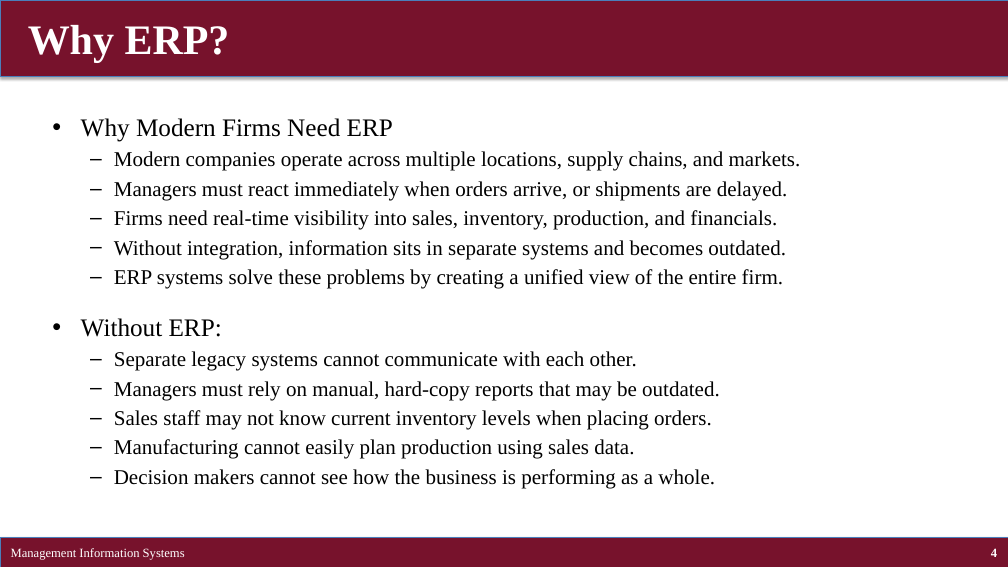
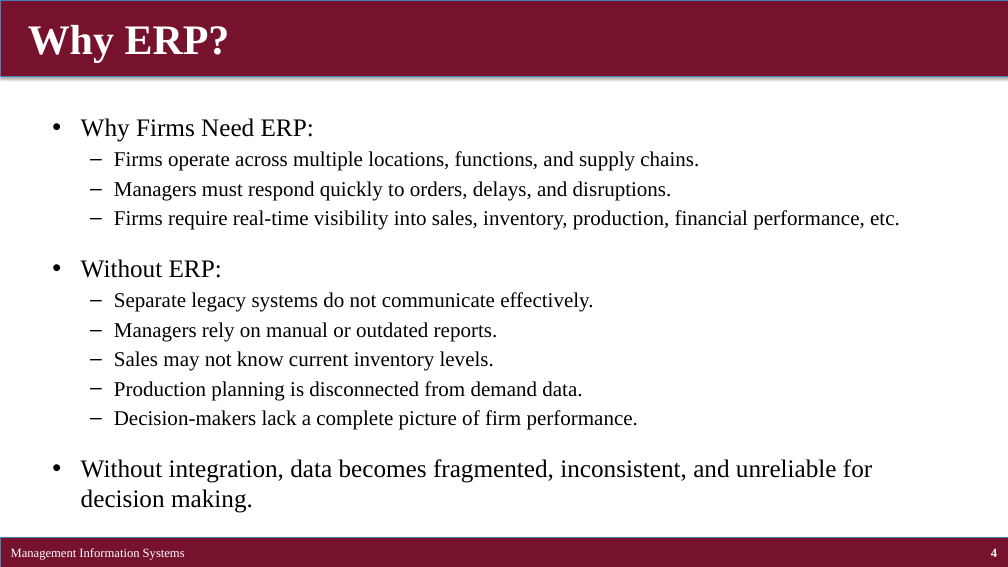
Before and after one commit to brianhwpark/brianhwpark.github.io, a slide deck: slide 4 of files/teaching-resources/concordiacollege-busn-315/busn-315-lecture-note/busn315-ch09.pptx. Drawn at 1008x567 pixels with LibreOffice and Linux fonts; fonts in the diff are those of the drawing. Boxes give left, top, right and bottom in pixels: in the first picture for what was removed or moved away, otherwise in the second. Text is boxed around its words. In the diff, an @@ line names an element or a change of style, - is before the commit and + after.

```diff
--- a/files/teaching-resources/concordiacollege-busn-315/busn-315-lecture-note/busn315-ch09.pptx
+++ b/files/teaching-resources/concordiacollege-busn-315/busn-315-lecture-note/busn315-ch09.pptx
@@ text at (81,118,900,230): text changed @@
-• Why Modern Firms Need ERP
-  – Modern companies operate across multiple locations, supply chains, and markets.
-  – Managers must react immediately when orders arrive, or shipments are delayed.
-  – Firms need real-time visibility into sales, inventory, production, and financials.
-  – Without integration, information sits in separate systems and becomes outdated.
-  – ERP systems solve these problems by creating a unified view of the entire firm.
+• Why Firms Need ERP:
+  – Firms operate across multiple locations, functions, and supply chains.
+  – Managers must respond quickly to orders, delays, and disruptions.
+  – Firms require real-time visibility into sales, inventory, production, financial performance, etc.
@@ text at (81,292,872,513): text changed @@
-  – Separate legacy systems cannot communicate with each other.
-  – Managers must rely on manual, hard-copy reports that may be outdated.
-  – Sales staff may not know current inventory levels when placing orders.
-  – Manufacturing cannot easily plan production using sales data.
-  – Decision makers cannot see how the business is performing as a whole.
+  – Separate legacy systems do not communicate effectively.
+  – Managers rely on manual or outdated reports.
+  – Sales may not know current inventory levels.
+  – Production planning is disconnected from demand data.
+  – Decision-makers lack a complete picture of firm performance.
+• Without integration, data becomes fragmented, inconsistent, and unreliable for decision making.
```
Also in this commit, not shown: 30 other slides changed, 2 slides added, 2 slides removed, 14 other files.
